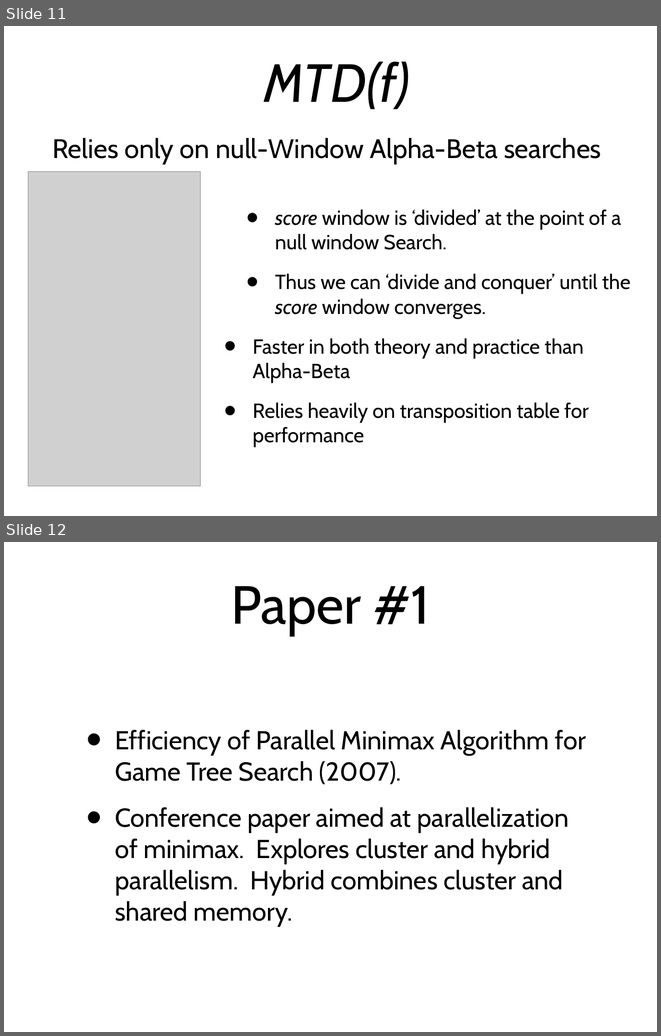
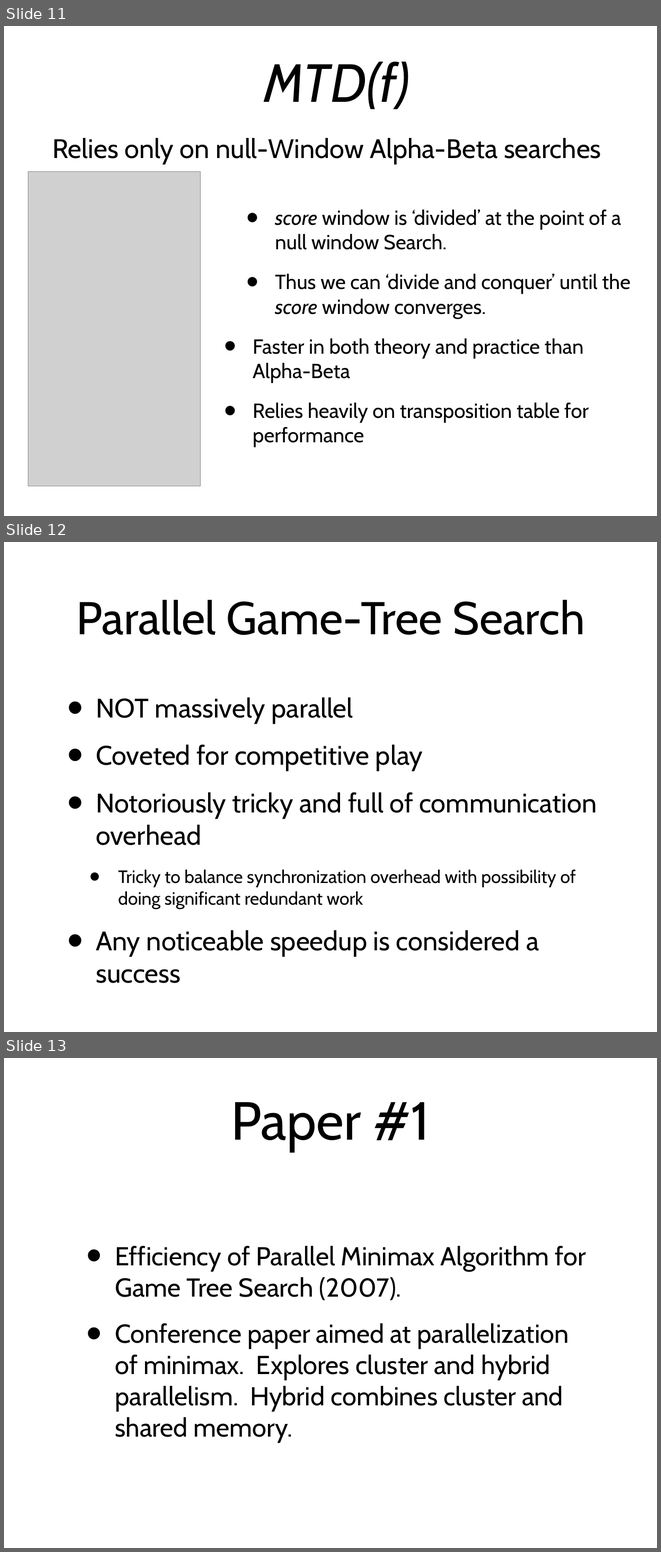
Before and after one commit to amod0017/rit-othello, a slide deck: Othello/other/Othello-Presentation-2.ppt. Shown one above the other, each under a label of ours: slides 11 and 12 before the commit, slides 11, 12 and 13 after it. The pictures are 661x1036 and 661x1552 pixels, drawn with LibreOffice and Linux fonts; fonts in the diff are those of the drawing; grey boxes stand for pictures. Boxes give left, top, right and bottom in pixels: in the first picture for what was removed or moved away, otherwise in the second. Text is boxed around its words. In the diff, an @@ line names an element or a change of style, - is before the commit and + after.

```diff
--- a/Othello/other/Othello-Presentation-2.ppt
+++ b/Othello/other/Othello-Presentation-2.ppt
@@ slide 12 added at (4,542,657,1032), background #FFFFFF @@
@@ title added at (76,600,585,635), 72 pt, text #000000 @@
+Parallel Game-Tree Search
@@ text added at (96,697,597,983), 42 pt, text #000000 @@
+• NOT massively parallel
+• Coveted for competitive play
+• Notoriously tricky and full of communication overhead
+  • Tricky to balance synchronization overhead with possibility of doing significant redundant work
+• Any noticeable speedup is considered a success
@@ what was slide 12 is now slide 13 @@
```
